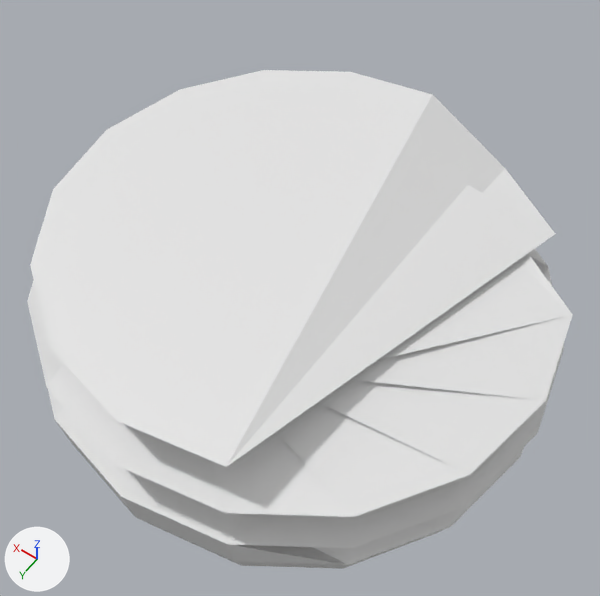
What one commit did to the OBJ model src/shapes/spheres/16x16.obj.
Rendered twice from a camera (50 mm lens) standing at (-1.147, 1.606, 2.531) and looking at (0.002, -0.003, 0.003). Every picture has the same lights, and +X, +Y and +Z are marked at lower left. Where no turn or scale is listed for an object, it has been applied to the vertices. Vertices at the same position are counted once.

Objects in the first picture: '16x16'.
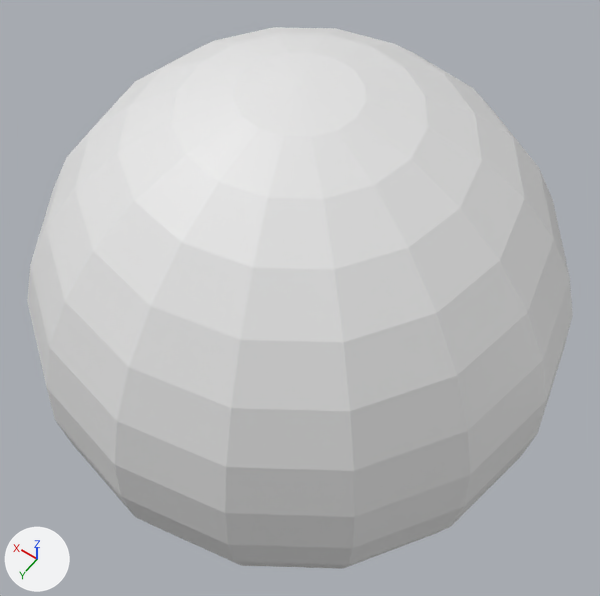
Changed parts and their boxes (x1, y1, x2, y2) in the pictures (600 x 596 px; the box of a moved part takes in the faces that stretch with it):
'16x16', reshaped (9% taller)
    before: (27, 70, 573, 569)
    after: (27, 27, 573, 569)
part 1 of me_16x16, moved or reshaped
    before: (27, 70, 573, 565)
    after: (27, 27, 573, 565)

The change in detail:
me_16x16 is used by ob_16x16; location (0.0, 0.0, 0.0).
me_16x16 had 155 vertices, 221 faces and spanned x -1.0..1.0, y -1.0..1.0, z -1.0..0.38.
me_16x16 now has 242 vertices, 256 faces and spans x -1.0..1.0, y -1.0..1.0, z -1.0..1.0.
Part 1, on me_16x16:
163 faces are deleted.
87 vertices are added at x -0.92..0.83, y -0.85..0.83, z 0.38..1.0.
198 new faces join them.
